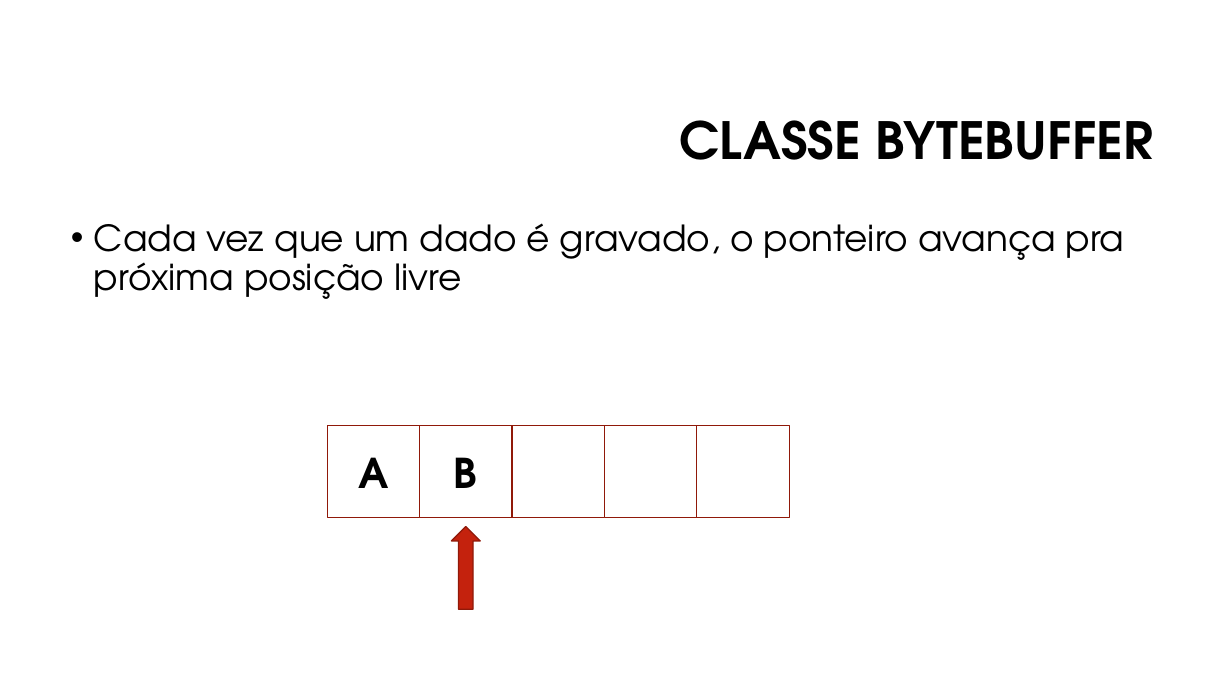
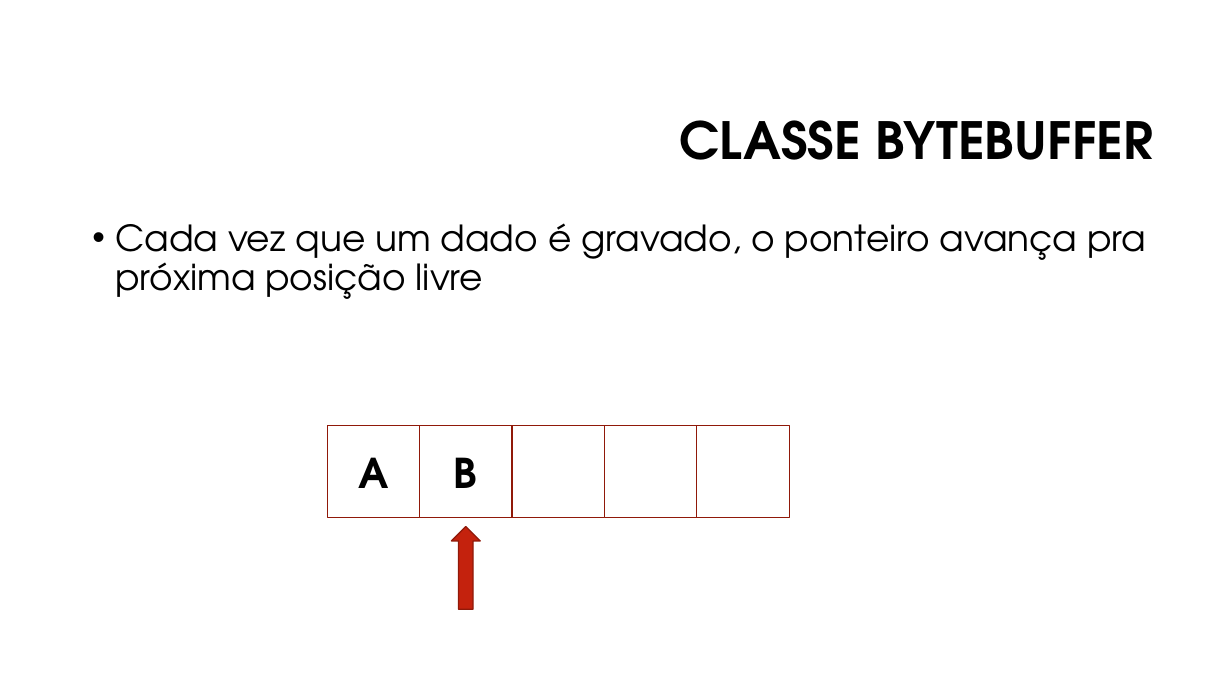
Before and after one commit to manoelcampos/sistemas-distribuidos, a slide deck: slide 12 of projects/01-socket-chat/1.3-non-blocking-socketchannel/non-blocking-chat.pptx. Drawn at 1232x693 pixels with LibreOffice and Linux fonts; fonts in the diff are those of the drawing; background and template pictures are left out. Boxes give left, top, right and bottom in pixels: in the first picture for what was removed or moved away, otherwise in the second. Text is boxed around its words. In the diff, an @@ line names an element or a change of style, - is before the commit and + after.

```diff
--- a/projects/01-socket-chat/1.3-non-blocking-socketchannel/non-blocking-chat.pptx
+++ b/projects/01-socket-chat/1.3-non-blocking-socketchannel/non-blocking-chat.pptx
@@ text "Cada vez que um dado ...": place and size @@
-text "Cada vez que um dado ..." at <box>94,223,1125,299</box>
+text "Cada vez que um dado ..." at <box>115,223,1146,299</box>
```
Also in this commit, not shown: 3 other slides changed, 1 other file.
